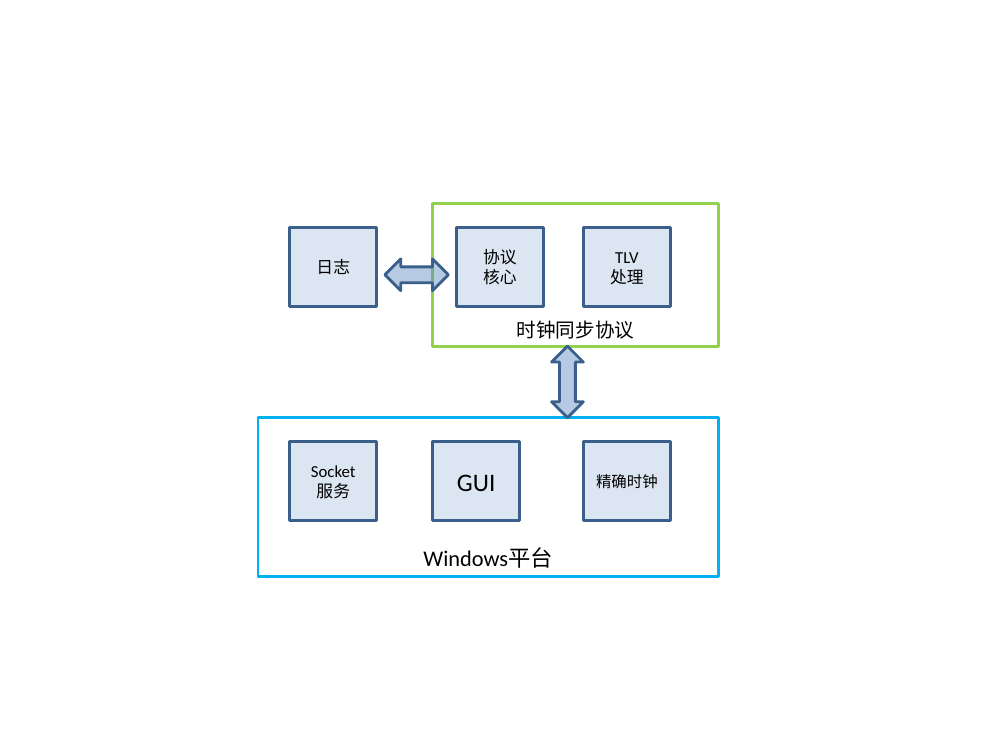
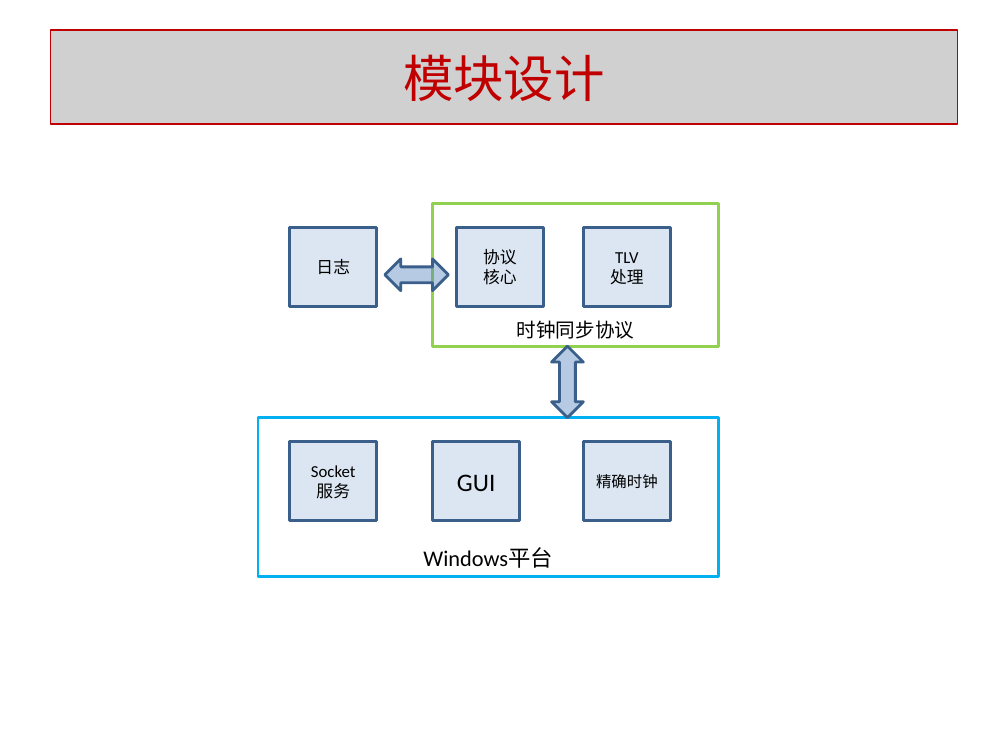
Before and after one commit to superfhwl/ClockSync, a slide deck: slide 2 of 概要设计.pptx (slide 1 before the commit). Drawn at 1008x756 pixels with LibreOffice and Linux fonts; fonts in the diff are those of the drawing; grey boxes stand for pictures. Boxes give left, top, right and bottom in pixels: in the first picture for what was removed or moved away, otherwise in the second. Text is boxed around its words. In the diff, an @@ line names an element or a change of style, - is before the commit and + after.

```diff
--- a/概要设计.pptx
+++ b/概要设计.pptx
@@ picture added at <box>50,30,958,124</box>, 36 pt, text #C00000 @@
+模块设计
```
Also in this commit, not shown: 1 slide added, 1 slide removed, 1 other file.
